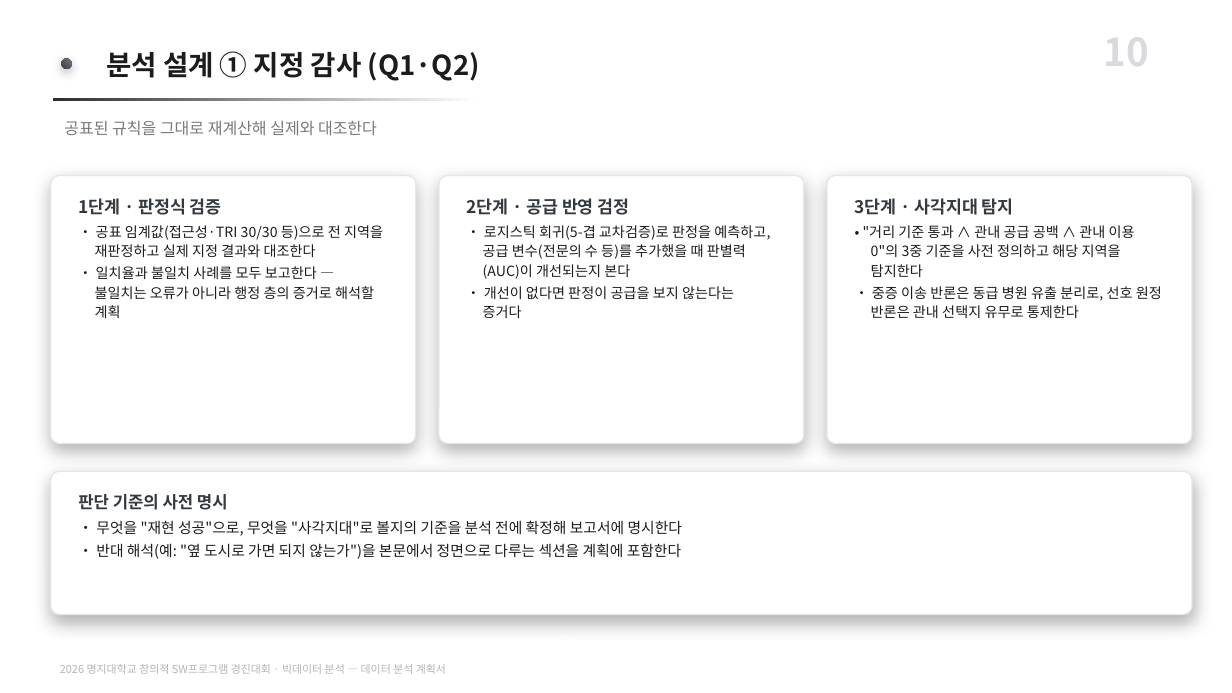
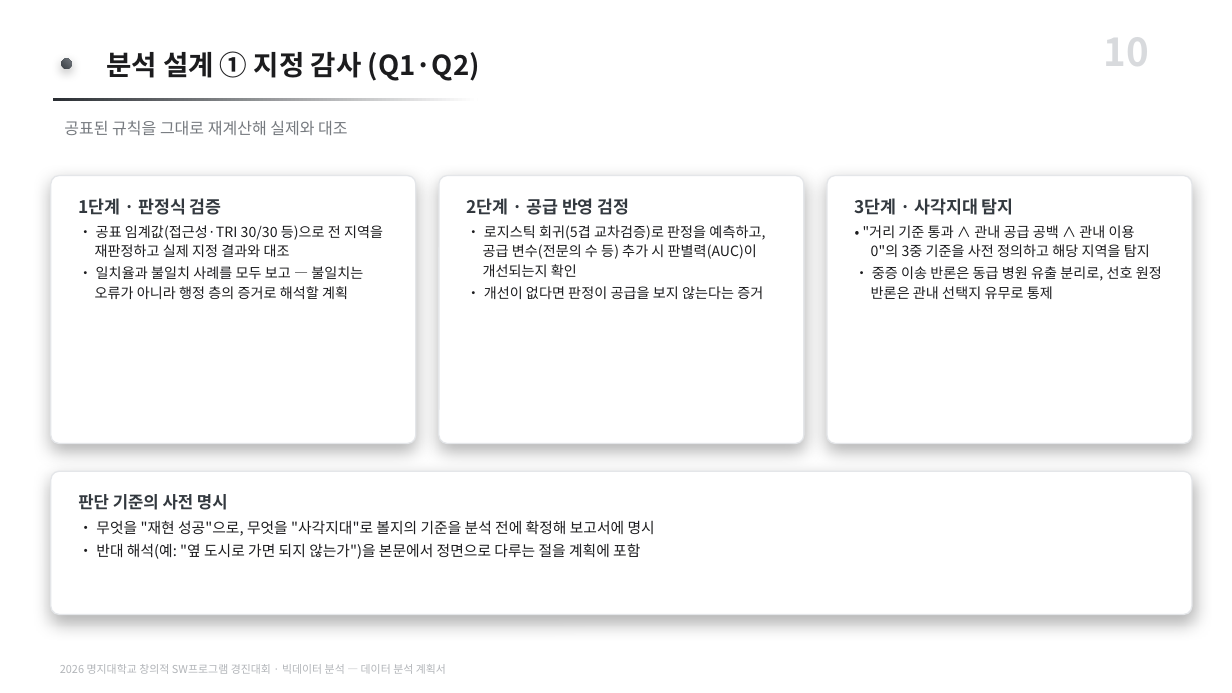
Before and after one commit to karvvan/maternity-care-policy-audit, a slide deck: slide 10 of 04_제출물/데이터분석_계획서.pptx. Drawn at 1232x693 pixels with LibreOffice and Linux fonts; fonts in the diff are those of the drawing. Boxes give left, top, right and bottom in pixels: in the first picture for what was removed or moved away, otherwise in the second. Text is boxed around its words. In the diff, an @@ line names an element or a change of style, - is before the commit and + after.

Commit message:
계획서 PPT 개조식 전환 (44곳)
보고서와 문체를 맞춘다. 종결어미를 ~함/~임/명사형으로 바꾸고, 지시문 성격의
줄("~한다")은 명사구로 정리했다. 잔여 서술체 0.

- 제출본은 문단 치환 44/44로 반영(재생성 아님). 대표자가 직접 고친 문구
  (검증 타겟 1·2, "여전히 존재하는 분만취약지" 등)는 전부 보존.
- 생성기도 같은 문구로 동기화해 재생성 시 되돌아가지 않게 함.
- 결과보고서 PPT는 팀원 작업 중이라 손대지 않음(HOLD). 점검만 수행 — 이상 없음.

```diff
--- a/04_제출물/데이터분석_계획서.pptx
+++ b/04_제출물/데이터분석_계획서.pptx
@@ text at (64, 121, 347, 135): text changed @@
-공표된 규칙을 그대로 재계산해 실제와 대조한다
+공표된 규칙을 그대로 재계산해 실제와 대조
@@ text at (95, 225, 383, 299): text changed @@
-• 공표 임계값(접근성·TRI 30/30 등)으로 전 지역을 재판정하고 실제 지정 결과와 대조한다
-• 일치율과 불일치 사례를 모두 보고한다 — 불일치는 오류가 아니라 행정 층의 증거로 해석할 계획
+• 공표 임계값(접근성·TRI 30/30 등)으로 전 지역을 재판정하고 실제 지정 결과와 대조
+• 일치율과 불일치 사례를 모두 보고 — 불일치는 오류가 아니라 행정 층의 증거로 해석할 계획
@@ text at (483, 225, 765, 299): text changed @@
-• 로지스틱 회귀(5-겹 교차검증)로 판정을 예측하고, 공급 변수(전문의 수 등)를 추가했을 때 판별력(AUC)이 개선되는지 본다
-• 개선이 없다면 판정이 공급을 보지 않는다는 증거다
+• 로지스틱 회귀(5겹 교차검증)로 판정을 예측하고, 공급 변수(전문의 수 등) 추가 시 판별력(AUC)이 개선되는지 확인
+• 개선이 없다면 판정이 공급을 보지 않는다는 증거
@@ text at (863, 225, 1162, 299): text changed @@
-• "거리 기준 통과 ∧ 관내 공급 공백 ∧ 관내 이용 0"의 3중 기준을 사전 정의하고 해당 지역을 탐지한다
-• 중증 이송 반론은 동급 병원 유출 분리로, 선호 원정 반론은 관내 선택지 유무로 통제한다
+• "거리 기준 통과 ∧ 관내 공급 공백 ∧ 관내 이용 0"의 3중 기준을 사전 정의하고 해당 지역을 탐지
+• 중증 이송 반론은 동급 병원 유출 분리로, 선호 원정 반론은 관내 선택지 유무로 통제
@@ text at (96, 520, 655, 559): text changed @@
-• 무엇을 "재현 성공"으로, 무엇을 "사각지대"로 볼지의 기준을 분석 전에 확정해 보고서에 명시한다
-• 반대 해석(예: "옆 도시로 가면 되지 않는가")을 본문에서 정면으로 다루는 섹션을 계획에 포함한다
+• 무엇을 "재현 성공"으로, 무엇을 "사각지대"로 볼지의 기준을 분석 전에 확정해 보고서에 명시
+• 반대 해석(예: "옆 도시로 가면 되지 않는가")을 본문에서 정면으로 다루는 절을 계획에 포함
```
Also in this commit, not shown: 9 other slides changed, 2 other files.
